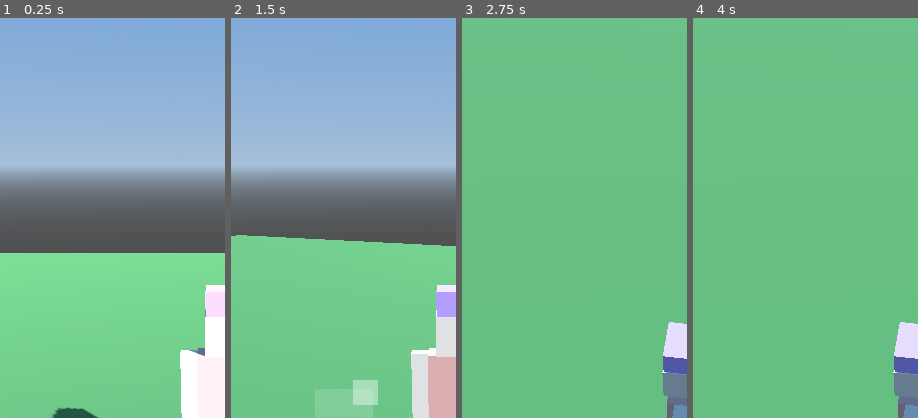
Above: before the commit, frames 1-4 (left to right).
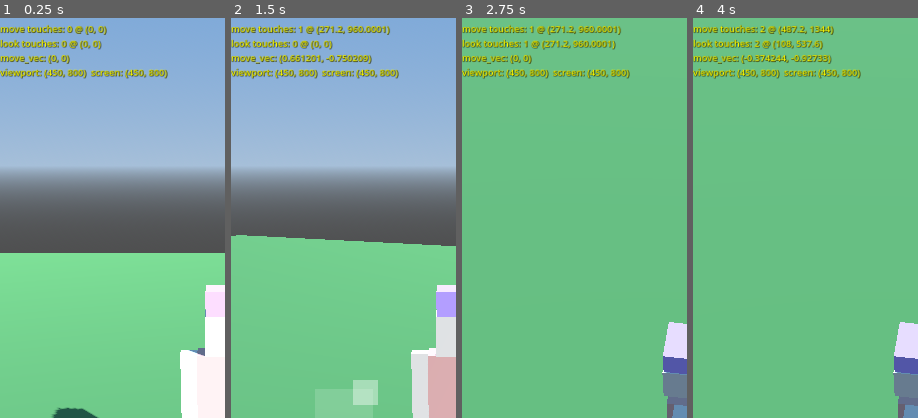
Above: after the commit, the same moments.

Repository: parpocel/Gra
Game: Godot game, scene res://scenes/World.tscn
Two runs of this game, one before a commit and one after it. Both use one fixed random seed, a clock stepped at 60 frames per second and the inputs below.
Inputs (mouse positions are % of the whole screen's width and height, from its top left):
- Up to frame 1 (0.25 s): no input
- Up to frame 2 (1.5 s): click "Interact" at 0.5 s; tap Enter at 1.25 s; drag from (25, 50) to (60, 28) at 1.27 s
- Up to frame 3 (2.75 s): drag from (75, 50) to (45, 70) at 2.02 s
- Up to frame 4 (4 s): tap Space at 2.75 s; move the mouse to (60, 28) at 2.77 s; hold D (move_right) 2.78-3.5 s; tap E (interact) at 2.85 s; click (60, 28) at 2.92 s; drag from (45, 70) to (20, 35) at 3.52 s
The pictures show only the part of the screen within x 0-50%, y 0-50%; the shares and areas given below are measured in that part.

The runs differ from the first frame. In frame 1, 3.0% of the frame differs, in the area x 0-75%, y 1-16%; in frame 2, 3.8%; in frame 3, 3.4%; in frame 4, 3.6%.

Commit message:
Add temporary on-screen touch debug overlay
Chromium's touch emulation confirms the left/right zone split works,
but that doesn't rule out an iOS Safari-specific quirk I can't
reproduce locally. Adds a yellow HUD showing which zone last received
a touch and at what coordinates, so real-device testing can pin down
whether touches are landing where expected.

Co-Authored-By: Claude Sonnet 5 <noreply@anthropic.com>
Claude-Session: https://claude.ai/code/session_01DTqVLqPwuisfZzEYdZabaj

Diff:
--- /dev/null
+++ b/scripts/debug_hud.gd
@@ -0,0 +1,13 @@
+extends Label
+
+
+func _process(_delta: float) -> void:
+	text = "move touches: %d @ %s\nlook touches: %d @ %s\nmove_vec: %s\nviewport: %s  screen: %s" % [
+		MobileInput.debug_move_touches,
+		MobileInput.debug_last_move_touch_pos,
+		MobileInput.debug_look_touches,
+		MobileInput.debug_last_look_touch_pos,
+		MobileInput.move_vector,
+		get_viewport().size,
+		DisplayServer.screen_get_size(),
+	]
--- a/scripts/look_zone.gd
+++ b/scripts/look_zone.gd
@@ -9,6 +9,8 @@
 		if event.pressed and _touch_index == -1:
 			_touch_index = event.index
 			_last_pos = event.position
+			MobileInput.debug_look_touches += 1
+			MobileInput.debug_last_look_touch_pos = event.position
 		elif not event.pressed and event.index == _touch_index:
 			_touch_index = -1
 	elif event is InputEventScreenDrag and event.index == _touch_index:
--- a/scripts/mobile_input.gd
+++ b/scripts/mobile_input.gd
@@ -4,6 +4,11 @@
 
 var move_vector: Vector2 = Vector2.ZERO
 var _look_delta: Vector2 = Vector2.ZERO
+
+var debug_move_touches: int = 0
+var debug_look_touches: int = 0
+var debug_last_move_touch_pos: Vector2 = Vector2.ZERO
+var debug_last_look_touch_pos: Vector2 = Vector2.ZERO
 
 
 func set_move_vector(v: Vector2) -> void:
--- a/scripts/touch_joystick.gd
+++ b/scripts/touch_joystick.gd
@@ -17,6 +17,8 @@
 			base.position = _center - base.size / 2.0
 			knob.position = base.size / 2.0 - knob.size / 2.0
 			base.visible = true
+			MobileInput.debug_move_touches += 1
+			MobileInput.debug_last_move_touch_pos = event.position
 		elif not event.pressed and event.index == _touch_index:
 			_touch_index = -1
 			base.visible = false
--- a/ui/TouchControls.tscn
+++ b/ui/TouchControls.tscn
@@ -1,8 +1,9 @@
-[gd_scene load_steps=4 format=3]
+[gd_scene load_steps=5 format=3]
 
 [ext_resource type="Script" path="res://scripts/touch_joystick.gd" id="1"]
 [ext_resource type="Script" path="res://scripts/look_zone.gd" id="2"]
 [ext_resource type="Script" path="res://scripts/interact_button.gd" id="3"]
+[ext_resource type="Script" path="res://scripts/debug_hud.gd" id="4"]
 
 [node name="TouchControls" type="CanvasLayer"]
 
@@ -32,6 +33,20 @@
 anchor_bottom = 1.0
 script = ExtResource("2")
 
+[node name="DebugHud" type="Label" parent="."]
+anchor_right = 1.0
+offset_top = 10.0
+offset_bottom = 120.0
+mouse_filter = 2
+theme_override_colors/font_color = Color(1, 1, 0, 1)
+theme_override_colors/font_shadow_color = Color(0, 0, 0, 1)
+theme_override_constants/shadow_offset_x = 1
+theme_override_constants/shadow_offset_y = 1
+theme_override_font_sizes/font_size = 22
+text = "debug hud"
+autowrap_mode = 2
+script = ExtResource("4")
+
 [node name="InteractButton" type="Button" parent="."]
 anchor_left = 1.0
 anchor_top = 1.0
